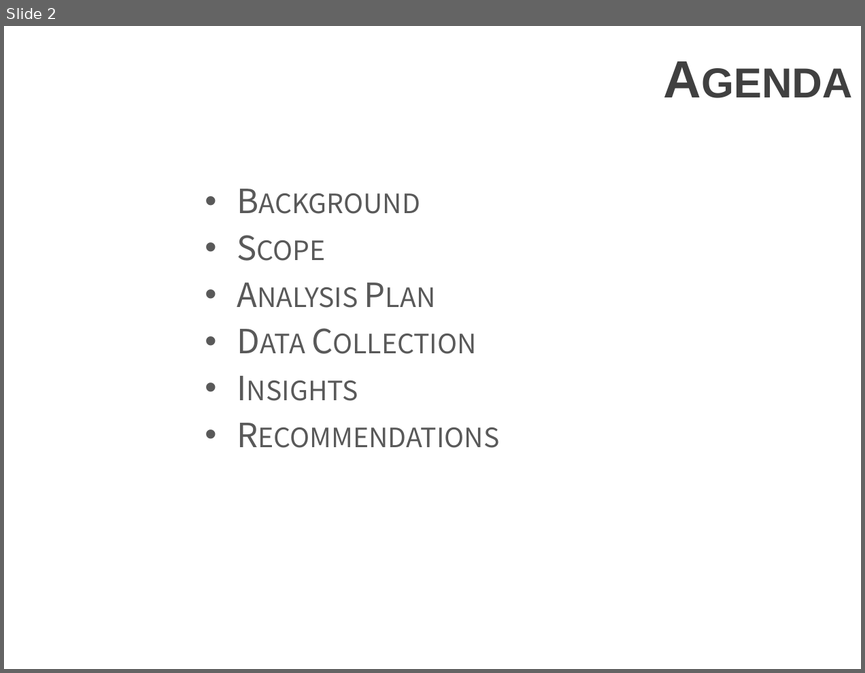
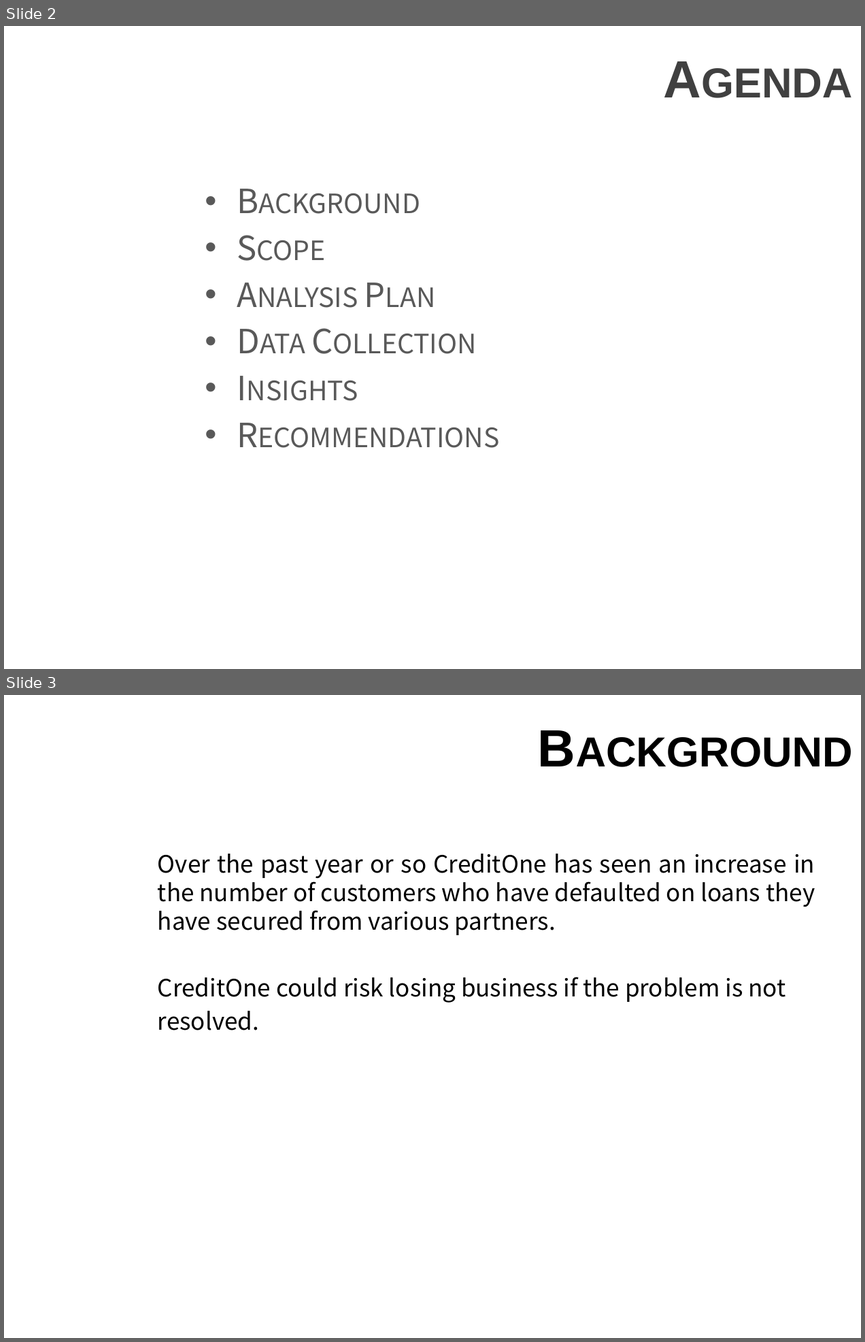
Before and after one commit to rjmclain1/DA1018UTA, a slide deck: C5T1_CreditOne.pptx. Shown one above the other, each under a label of ours: slide 2 before the commit, slides 2 and 3 after it. The pictures are 865x673 and 865x1342 pixels, drawn with LibreOffice and Linux fonts; fonts in the diff are those of the drawing; background and template pictures are left out. Boxes give left, top, right and bottom in pixels: in the first picture for what was removed or moved away, otherwise in the second. Text is boxed around its words. In the diff, an @@ line names an element or a change of style, - is before the commit and + after.

```diff
--- a/C5T1_CreditOne.pptx
+++ b/C5T1_CreditOne.pptx
@@ slide 3 added at [4,695,861,1338], background picture (left out) @@
@@ title added at [4,697,861,795], 44 pt, text #000000, bold, small capitals @@
+Background
@@ text added at [158,853,815,1030], 20 pt, text #000000 @@
+Over the past year or so CreditOne has seen an increase in the number of customers who have defaulted on loans they have secured from various partners.
+CreditOne could risk losing business if the problem is not
+resolved.
```
Also in this commit, not shown: 1 slide changed, 5 other slides added, 5 slides removed.
